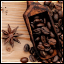
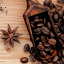
The second 64x64 image is a revision of the first. Changes to its layers:
removed layer "bright" (was overlay, 80%) over (x1=1, y1=1, x2=63, y2=63)
removed layer "border" over (x1=0, y1=0, x2=64, y2=64)
